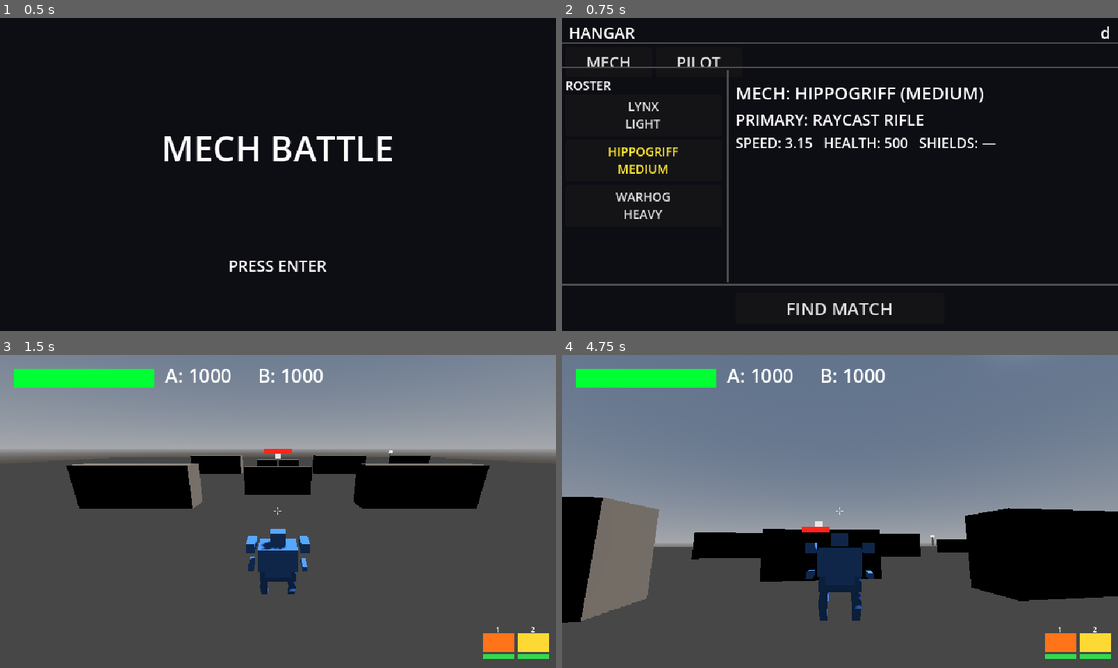
Above: before the commit, frames 1-4 (two rows, left to right).
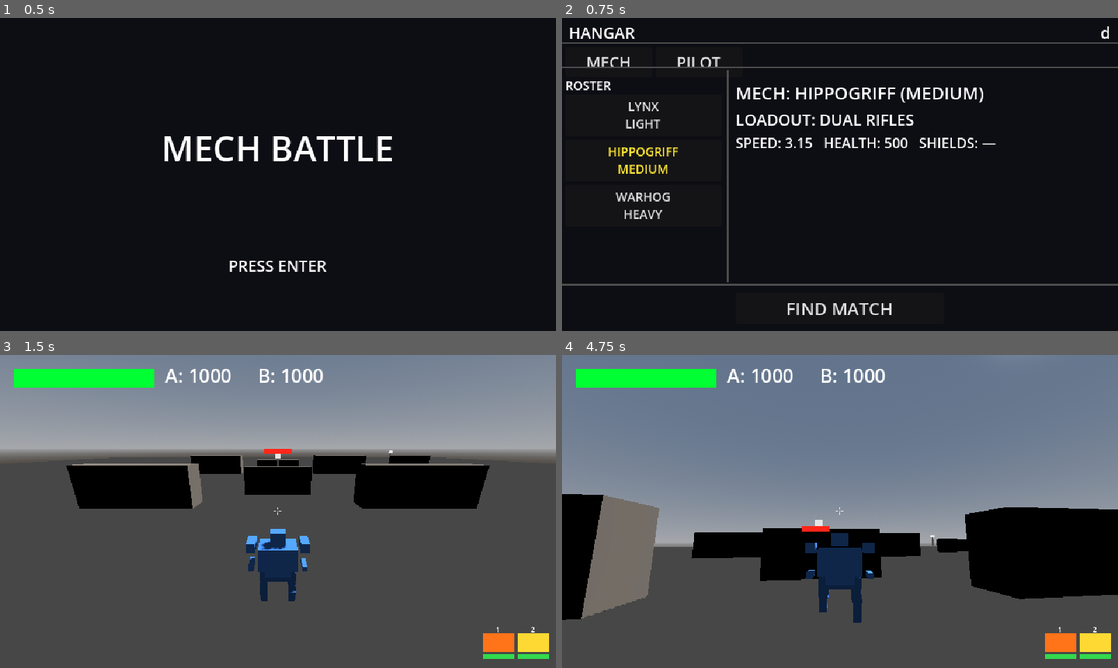
Above: after the commit, the same moments.

Repository: jonathandaley/Hardpoint
Game: Godot game, scene res://scenes/ui/TitleScreen.tscn
The game is run twice, just before and just after one commit, with the same random seed, the same clock (stepped at 60 frames per second) and the same inputs.
Inputs (mouse positions are in pixels of both pictures, inside the frame that each line leads up to):
- Up to frame 1 (0.5 s): no input
- Up to frame 2 (0.75 s): tap Enter (ui_accept) at 0.5 s; move the mouse to (962, 158) at 0.52 s; hold D (move_right) from 0.53 s (still down); hold Enter (ui_accept) from 0.53 s (still down)
- Up to frame 3 (1.5 s): release D (move_right) at 1.25 s; release Enter (ui_accept) at 1.25 s; click "FIND MATCH" at 1.25 s
- Up to frame 4 (4.75 s): tap Enter (ui_accept) at 2, 2.27, 2.3, 2.57, 3.05, 3.6, 3.77, 4.07, 4.52, 4.55 s; move the mouse to (812, 511) at 2.02 s; hold W (move_forward) from 2.03 s (still down); click (812, 511) at 2.1 s; move the mouse to (851, 505) at 2.77 s; hold Right mouse button (fire_secondary) 2.78-3.53 s; move the mouse to (834, 517) at 3.52 s; move the mouse to (878, 514) at 4.27 s; press the mouse at (878, 514) at 4.28 s

Frame 1 is identical in both runs. In frame 2, 0.8% of the frame differs, in the area x 31-65%, y 30-35%; in frame 3, less than 0.1%; in frame 4, 0.9%, in the area x 0-100%, y 44-86%.

Commit message:
Biped walk cycle + weapon hit_confirmed cleanup
- BipedLegs: full walk cycle with -cos hip drive (half-ellipse foot path),
  sin swing lift peaking at mid-swing, slight stance bend, torso body bob
- WeaponBase: add hit_confirmed signal (moved from RaycastGun)
- ProjectileGun: emit hit_confirmed via on_hit callback on projectile
- Projectile: add on_hit callable, fires when damageable target is hit
- Arena: iterate all hardpoint weapons for hit_confirmed instead of
  hardcoded RaycastGun path
- Hangar.tscn: update weapon label from "RAYCAST RIFLE" to "DUAL RIFLES"

Co-Authored-By: Claude Sonnet 4.6 <noreply@anthropic.com>

Diff:
--- a/scenes/arena/Arena.gd
+++ b/scenes/arena/Arena.gd
@@ -24,9 +24,13 @@
 	_set_mech_color(bot_mech,    Color(0.92, 0.28, 0.22))
 	hud.setup(match_node, player_mech, 0)
 	hud.setup_bot_bar(bot_mech)
-	var gun := player_mech.get_node_or_null("Torso/HardpointRight/RaycastGun")
-	if gun:
-		gun.hit_confirmed.connect(hud.register_hit)
+	for hp_name in ["HardpointLeft", "HardpointRight"]:
+		var hp := player_mech.get_node_or_null("Torso/" + hp_name)
+		if hp == null:
+			continue
+		for weapon in hp.get_children():
+			if weapon.has_signal("hit_confirmed"):
+				weapon.hit_confirmed.connect(hud.register_hit)
 	player_mech.damaged.connect(hud.show_damage)
 	print("[Arena] Match started. Score to drain: %d" % match_node.score_limit)
 
--- a/scenes/ui/Hangar.tscn
+++ b/scenes/ui/Hangar.tscn
@@ -128,7 +128,7 @@
 offset_right = 630.0
 offset_bottom = 64.0
 theme_override_font_sizes/font_size = 18
-text = "PRIMARY: RAYCAST RIFLE"
+text = "LOADOUT: DUAL RIFLES"
 
 [node name="MechStats" type="Label" parent="Content/MechPanel"]
 offset_left = 200.0
--- a/scripts/BipedLegs.gd
+++ b/scripts/BipedLegs.gd
@@ -4,8 +4,7 @@
 #
 # Responsibilities:
 #   1. Rotate the whole Legs node to face the mech's velocity direction.
-#   2. Drive the walk-cycle animation (next session) by rotating the
-#      hip and knee pivots.
+#   2. Drive the walk-cycle animation by rotating hip and knee pivots.
 #
 # Called by Mech._update_legs() each physics tick via:
 #   legs.call("update_gait", velocity, mech_basis, leg_rotation_speed, delta)
@@ -13,18 +12,69 @@
 # For a four-legged mech, create QuadLegs.gd with the same update_gait()
 # signature and attach it to that mech's Legs node instead.
 
+# Rest-pose rotations baked into the scene (X axis only).
+const REST_HIP   := 0.524
+const REST_KNEE1 := -2.094
+const REST_KNEE2 :=  2.094
+
+# Walk-cycle tuning.
+const HIP_SWING   := 0.22   # rad  - hip fore/aft amplitude
+const KNEE_LIFT   := 0.55   # rad  - top-knee flex at peak of swing arc
+const STANCE_FLEX := 0.08   # rad  - slight knee bend at mid-stance
+const BODY_BOB    := 0.06   # m    - torso vertical bob amplitude
+const CYCLE_RATE  := 1.8    # rad of phase per metre of travel
+
 @onready var left_hip:    Node3D = $LeftHip
 @onready var right_hip:   Node3D = $RightHip
-@onready var left_knee1:  Node3D = $LeftHip/LeftKnee1
-@onready var left_knee2:  Node3D = $LeftHip/LeftKnee1/LeftKnee2
-@onready var right_knee1: Node3D = $RightHip/RightKnee1
-@onready var right_knee2: Node3D = $RightHip/RightKnee1/RightKnee2
+@onready var left_knee1:  Node3D = get_node("LeftHip/LeftKnee1")
+@onready var left_knee2:  Node3D = get_node("LeftHip/LeftKnee1/LeftKnee2")
+@onready var right_knee1: Node3D = get_node("RightHip/RightKnee1")
+@onready var right_knee2: Node3D = get_node("RightHip/RightKnee1/RightKnee2")
+
+var _torso: Node3D = null
+var _phase: float = 0.0
 
 func update_gait(velocity: Vector3, mech_basis: Basis, rot_speed: float, delta: float) -> void:
+	if _torso == null:
+		_torso = get_parent().get_node_or_null("Torso") as Node3D
 	_face_velocity(velocity, mech_basis, rot_speed, delta)
-	# Walk cycle animation goes here next session.
-	# Will rotate left_hip/right_hip (swing) and left_knee/right_knee (flex)
-	# based on a phase offset driven by horizontal speed.
+	_animate_walk(velocity, delta)
+
+func _animate_walk(velocity: Vector3, delta: float) -> void:
+	var horiz := Vector3(velocity.x, 0.0, velocity.z)
+	var speed  := horiz.length()
+	_phase = fposmod(_phase + speed * CYCLE_RATE * delta, TAU)
+
+	# Blend amplitude 0->1 over the first 1 m/s so joints return to rest when idle.
+	var t  := clampf(speed, 0.0, 1.0)
+	var sl := sin(_phase)
+	var sr := sin(_phase + PI)
+
+	# Body bob - torso dips at transition points (inverted-pendulum walk).
+	if _torso != null:
+		_torso.position.y = -BODY_BOB * abs(sl) * t
+
+	# Hip drive: -cos separates fore/aft sweep from the lift.
+	# phase=0: back(liftoff)  phase=PI/2: neutral  phase=PI: forward(heel-strike)
+	left_hip.rotation.x  = REST_HIP - cos(_phase)      * HIP_SWING * t
+	right_hip.rotation.x = REST_HIP - cos(_phase + PI) * HIP_SWING * t
+
+	# Swing lift: sin arch peaks at mid-swing when hip is at neutral.
+	# Foot is at apex while leg is mid-arc, plants at max extension.
+	var swing_l: float = maxf(0.0, sl) * t
+	var swing_r: float = maxf(0.0, sr) * t
+
+	# Stance bend: slight flex peaks at mid-stance to keep foot travelling level.
+	var stance_l: float = maxf(0.0, -sl) * STANCE_FLEX * t
+	var stance_r: float = maxf(0.0, -sr) * STANCE_FLEX * t
+
+	var flex_l: float = swing_l * KNEE_LIFT + stance_l
+	var flex_r: float = swing_r * KNEE_LIFT + stance_r
+
+	left_knee1.rotation.x  = REST_KNEE1 - flex_l
+	right_knee1.rotation.x = REST_KNEE1 - flex_r
+	left_knee2.rotation.x  = REST_KNEE2 + flex_l * 0.5
+	right_knee2.rotation.x = REST_KNEE2 + flex_r * 0.5
 
 func _face_velocity(velocity: Vector3, mech_basis: Basis, rot_speed: float, delta: float) -> void:
 	var horiz := Vector3(velocity.x, 0.0, velocity.z)
--- a/scripts/Projectile.gd
+++ b/scripts/Projectile.gd
@@ -8,6 +8,7 @@
 var lifetime: float = 3.0
 var team: int = 0          # reserved for friendly-fire checks later
 var _exclude_rid: RID      # firing mech's RID — excluded from hit tests
+var on_hit: Callable       # called when the projectile hits a damageable target
 
 var _age: float = 0.0
 
@@ -28,6 +29,8 @@
 	if result:
 		if result.collider.has_method("take_damage"):
 			result.collider.take_damage(damage)
+			if on_hit.is_valid():
+				on_hit.call()
 		queue_free()
 		return
 
--- a/scripts/ProjectileGun.gd
+++ b/scripts/ProjectileGun.gd
@@ -31,6 +31,7 @@
 	proj.team = owner_mech.get("team") if owner_mech.get("team") != null else 0
 	proj._exclude_rid = owner_mech.get_rid()
 
+	proj.on_hit = func(): hit_confirmed.emit()
 	get_tree().current_scene.add_child(proj)
 	# looking_at() orients -Z toward aim_point, matching Projectile's movement axis
 	proj.global_transform = Transform3D(Basis(), global_position).looking_at(aim_point)
--- a/scripts/RaycastGun.gd
+++ b/scripts/RaycastGun.gd
@@ -2,8 +2,6 @@
 extends "res://scripts/WeaponBase.gd"
 # Hitscan weapon. Ray fires from screen centre in camera's forward direction.
 # Muzzle flash is cosmetic — stays at hardpoint position.
-
-signal hit_confirmed
 
 @onready var muzzle_flash: MeshInstance3D = $MuzzleFlash
 var _flash_timer: float = 0.0
--- a/scripts/WeaponBase.gd
+++ b/scripts/WeaponBase.gd
@@ -2,6 +2,8 @@
 extends Node3D
 # Base weapon. Attach as a child of a hardpoint on a Mech.
 # Stage 1: stub — override _do_fire() in subclasses.
+
+signal hit_confirmed   # emitted when a shot lands on a valid target
 
 @export var damage: float = 10.0
 @export var fire_rate: float = 2.0   # shots per second
